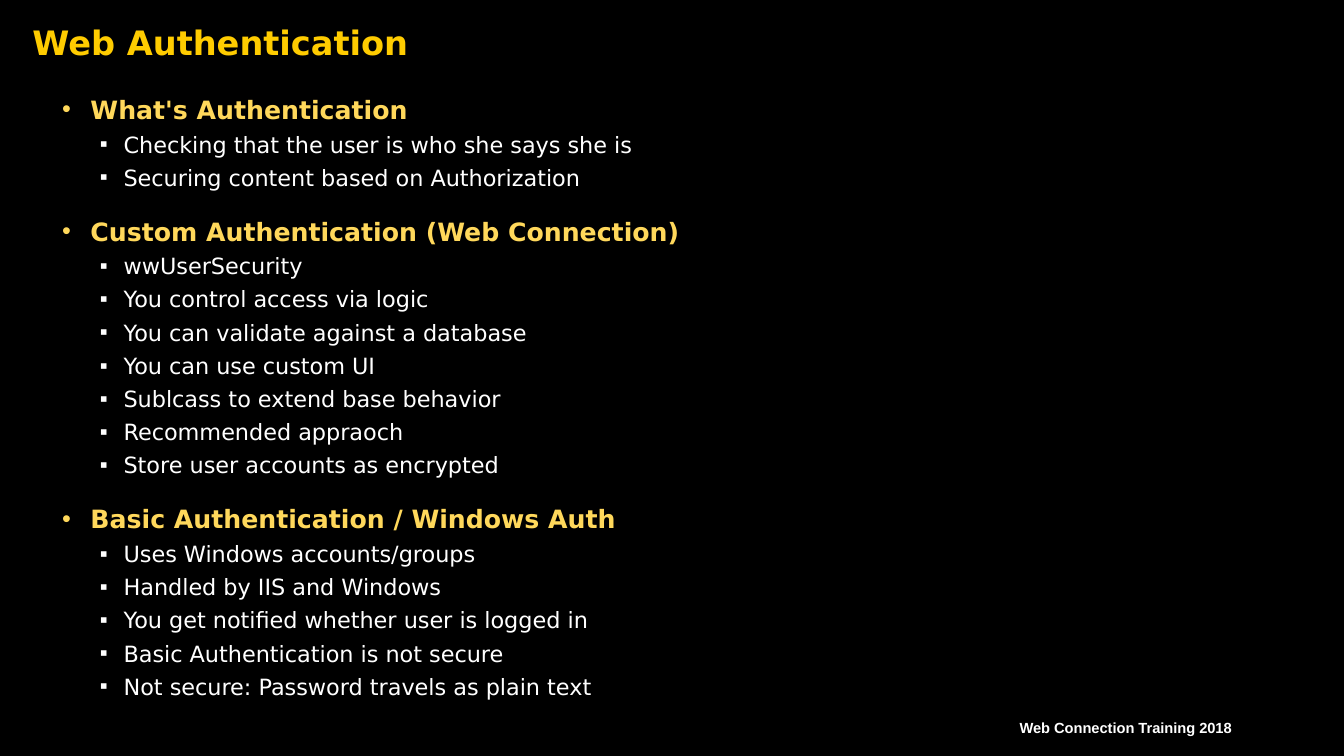
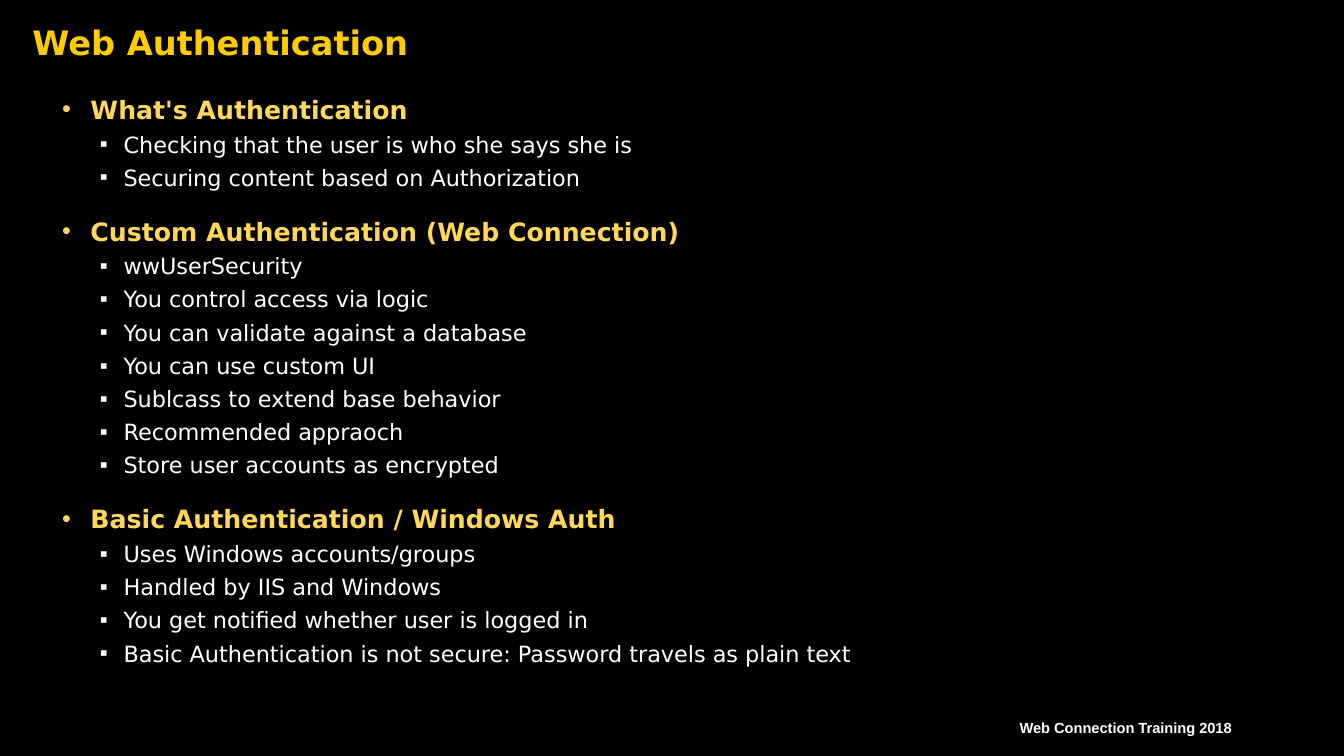
Before and after one commit to RickStrahl/SWFOX18_WebConnectionSecurity, a slide deck: slide 19 of Content/Strahl_WebConnectionSecurity.pptx. Drawn at 1344x756 pixels with LibreOffice and Linux fonts; fonts in the diff are those of the drawing; background and template pictures are left out. Boxes give left, top, right and bottom in pixels: in the first picture for what was removed or moved away, otherwise in the second. Text is boxed around its words. In the diff, an @@ line names an element or a change of style, - is before the commit and + after.

```diff
--- a/Content/Strahl_WebConnectionSecurity.pptx
+++ b/Content/Strahl_WebConnectionSecurity.pptx
@@ text at <box>124,645,851,667</box>: text changed @@
-  ▪ Basic Authentication is not secure
-  ▪ Not secure: Password travels as plain text
+  ▪ Basic Authentication is not secure: Password travels as plain text
```
Also in this commit, not shown: 6 other slides changed, 3 other files.
